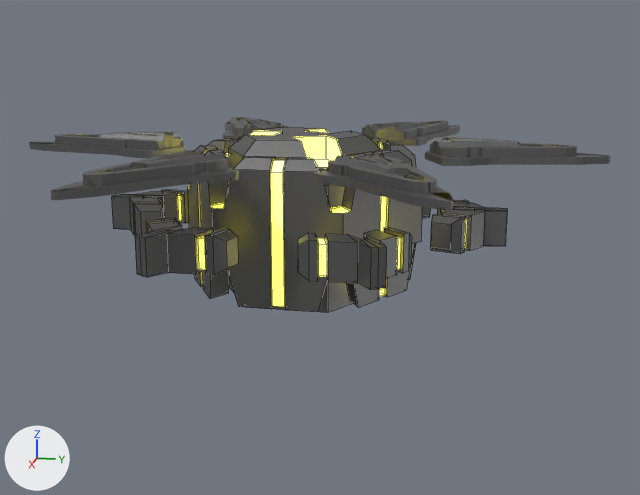
Two versions of the FBX model SpaceInvader/Blends/Hulk_2.fbx, one commit apart.
One viewpoint serves both versions: a 50 mm lens placed at (3.62, 0.8, 0.76), pointed at (0.03, 0.08, -0.14). Every picture has the same lights, and +X, +Y and +Z are marked at lower left. Mesh edges are drawn as thin lines on the coarser meshes. Where no turn or scale is listed for an object, it has been applied to the vertices.

Names of what the first picture shows: 'Fourth', 'Main', 'Second', 'Third'.
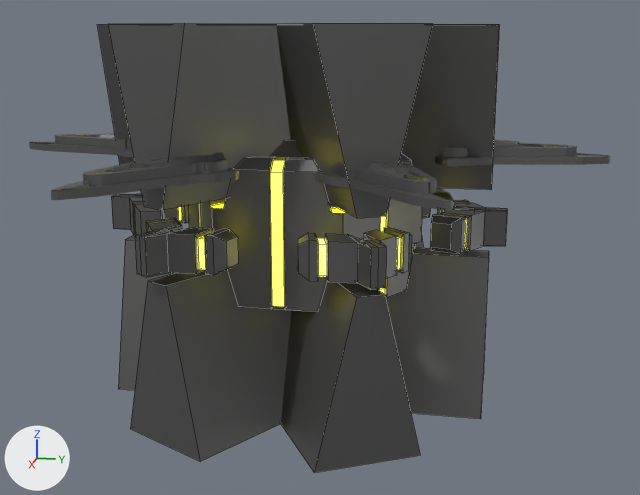
The newer file is also rescaled (x2.126) as a whole; pictures and numbers use the older file's frame.

What differs and where, as boxes [x1, y1, x2, y2] in the pictures (640 x 495 px):
'Cube.004', added
    after: [108, 23, 424, 462]
'Cube.003', added
    after: [276, 23, 433, 473]
'Cube.005', added
    after: [97, 24, 500, 419]
'Main', unchanged, covered by the edit
    before: [225, 127, 382, 312]
    after: [269, 140, 337, 310]

The edits, one by one:
Mesh me_cube_006 is new.
It has 16 vertices, 12 faces and spans x -0.21..0.21, y -0.79..0.79, z -0.78..0.78.
It uses material mat_main (dark grey #6d6d6d).
Mesh me_cube_001 is new.
It has 16 vertices, 12 faces and spans x -0.79..0.79, y -0.57..0.57, z -0.78..0.78.
It uses material mat_main (dark grey #6d6d6d).
Mesh me_cube_002 is new.
It has 16 vertices, 12 faces and spans x -0.79..0.79, y -0.57..0.57, z -0.78..0.78.
It uses material mat_main (dark grey #6d6d6d).
Object 'Cube.005' (ob_cube_005) is new; it shows me_cube_006.
Its location is (0.0, 0.0, 0.0).
Object 'Cube.003' (ob_cube_003) is new; it shows me_cube_001.
Its location is (0.0, 0.0, 0.0).
Object 'Cube.004' (ob_cube_004) is new; it shows me_cube_002.
Its location is (0.0, 0.0, 0.0).
